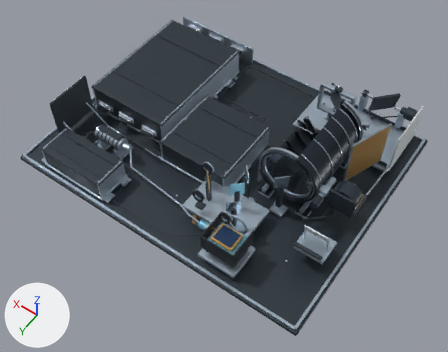
An edit to the glTF model public/models/payload.glb, drawn before and after from the same camera.
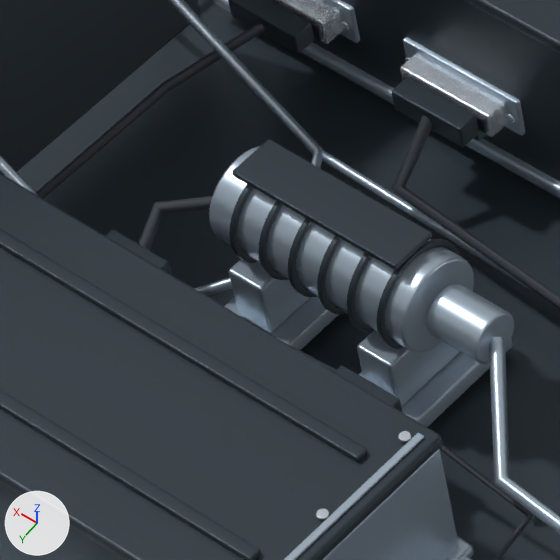
The first picture shows the older version from a camera (50 mm lens) standing at (-6.81, 11.62, 15.32) and looking at (0.8, 0.97, -1.42). The close-ups show the older and then the newer version on the part from 15% to 31% of the width and 30% to 50% of the height of that picture. Only the edits that show in the close-ups are written down. The axes (+X, +Y, +Z) are drawn at lower left. The lights are the same throughout. Where no turn or scale is listed for an object, it has been applied to the vertices. Vertices at exactly the same position are counted once.

Objects in the first close-up: 'Bench — Anodized chassis', 'CoolerElectronics — Anodized chassis', 'CoolerElectronics — Harness protective sleeve', 'CoolerElectronics — Machined satin aluminum', 'CoolerElectronicsCover — Anodized chassis', 'InstrumentElectronics — Anodized chassis', 'InstrumentElectronics — Harness protective sleeve', 'InstrumentElectronics — Machined satin aluminum', 'InstrumentElectronics — Polished hardware edges', 'InstrumentElectronicsCover — Anodized chassis', 'Thermal — Anodized chassis', 'Thermal — Machined satin aluminum' and 4 more.
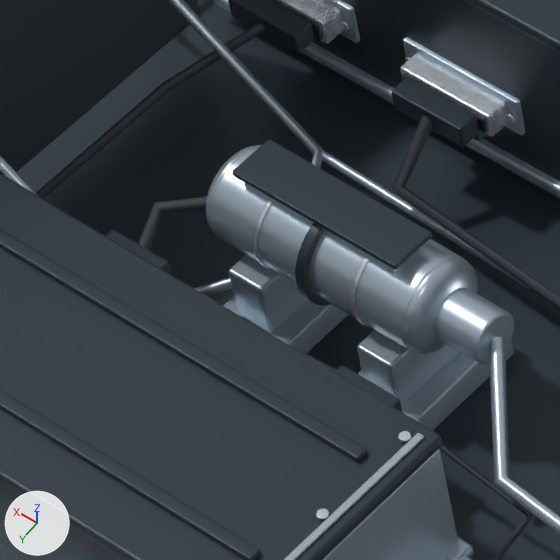
Boxes (x1, y1, x2, y2) around the edits, measured in the close-ups (560 x 560 px; the box of a moved part takes in the faces that stretch with it):
'Thermal — Anodized chassis', reshaped: before (0, 0, 460, 349); after (0, 0, 432, 306)
part 1 of me_compressor_housing_fin, added: after (295, 191, 382, 306)
part 2 of me_compressor_housing_fin, deleted: before (229, 155, 460, 349)
part 3 of me_cylinder_030, added: after (404, 259, 478, 354)
part 4 of me_cylinder_030, added (mostly hidden): after (206, 145, 261, 231)
part 5 of me_cylinder_030, added: after (244, 182, 424, 274)
part 6 of me_cylinder_030, moved or reshaped: before (224, 297, 513, 427); after (223, 296, 514, 430)

Diff of the bpy script that builds the scene:
```diff
--- a/public/models/payload.glb.py
+++ b/public/models/payload.glb.py
@@ me_compressor_housing_fin @@
 # used by ob_thermal___anodized_chassis; location = (0.0, 0.0, 0.0)
-me_compressor_housing_fin.from_pydata(...)  # 1616 vertices, 3224 faces; spans x 4.23..6.6, y 1.27..2.99, z -1.31..0.32
+me_compressor_housing_fin.from_pydata(...)  # 400 vertices, 792 faces; spans x 4.23..6.6, y 1.27..2.99, z -1.31..0.32
+# me_compressor_housing_fin part 1: a new loose piece, a torus around x (ring radius 0.245, tube radius 0.03) spanning x 4.675..4.725, y 1.975..2.505, z -1.125..-0.595, in mat_anodized_chassis (dark blue #303a43)
+# me_compressor_housing_fin part 2: 6 loose pieces with 1536 vertices, spanning x 4.24..5.11, y 1.98..2.5, z -1.12..-0.6, are deleted
 me_compressor_housing_fin.materials.append(mat_anodized_chassis)
@@ me_cylinder_030 @@
 # used by ob_thermal___machined_satin_aluminum; location = (4.7, 2.24, -0.86)
-me_cylinder_030.from_pydata(...)  # 842 vertices, 1564 faces; spans x -4.63..2.08, y -3.32..1.32, z -0.6..0.96
+me_cylinder_030.from_pydata(...)  # 1862 vertices, 3592 faces; spans x -4.63..2.08, y -3.32..1.32, z -0.65..0.96
+# me_cylinder_030 part 3: a new loose piece, a UV sphere (32 segments, 16 rings, poles along z) spanning x -0.65..-0.47, y -0.22..0.22, z -0.22..0.23, in mat_machined_satin_aluminum (pale blue #afbfcd)
+# me_cylinder_030 part 4: a new loose piece, a UV sphere (32 segments, 16 rings, poles along z) spanning x 0.48..0.66, y -0.22..0.22, z -0.23..0.22, in mat_machined_satin_aluminum (pale blue #afbfcd)
+# me_cylinder_030 part 5: the loose piece of 56 vertices spanning x 0.17..0.56, y -0.36..0.36, z -0.6..-0.5 is copied, and the copy is scaled about its middle by (2.26, 0.27, 0.762), then moved by (-0.36, 0.0, 0.79); it spans x -0.43..0.43, y -0.1..0.1, z 0.2..0.28
+# me_cylinder_030 part 6: 18 vertices moved from x -0.58..0.55, y -0.35..0.36, z -0.6..-0.5 to x -0.58..0.55, y -0.35..0.36, z -0.65..-0.5; 82 vertices removed from x -0.58..0.56, y -0.36..0.36, z -0.6..-0.5; 82 vertices added at x -0.59..0.56, y -0.36..0.36, z -0.65..-0.49
 me_cylinder_030.materials.append(mat_machined_satin_aluminum)
```
